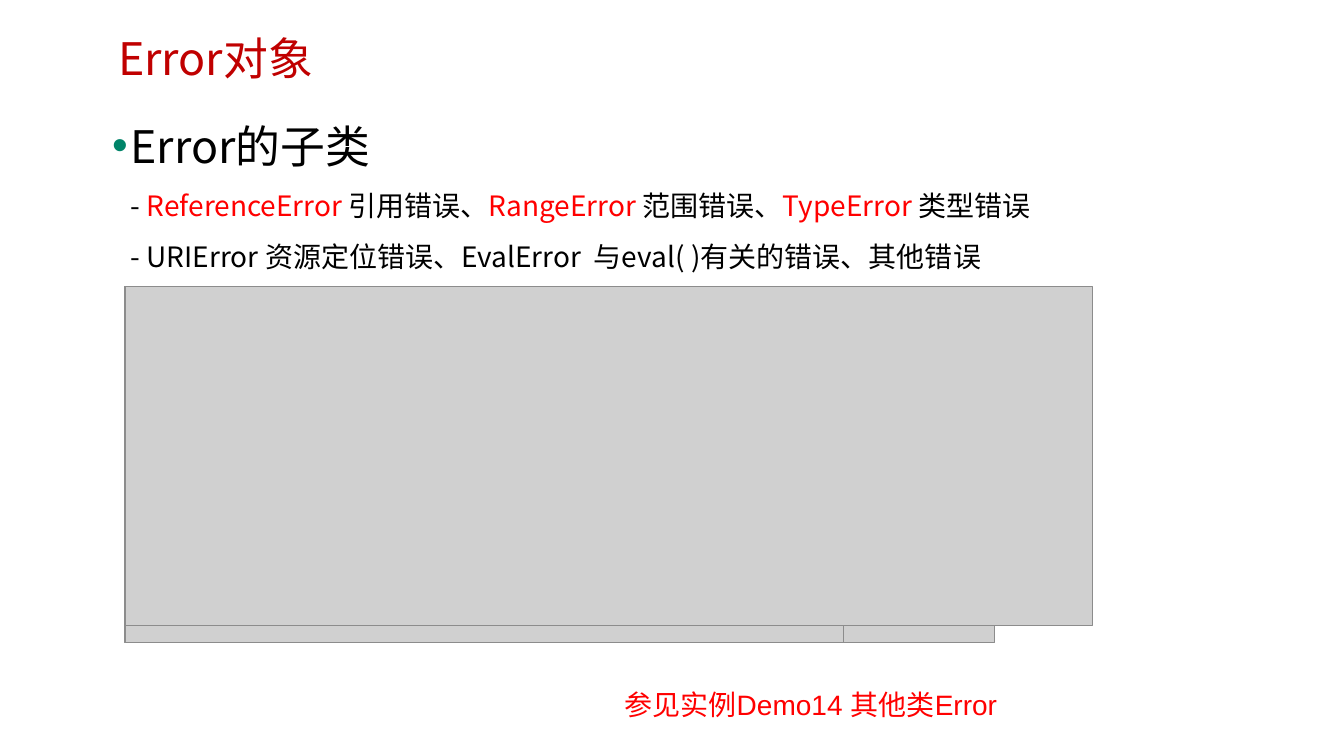
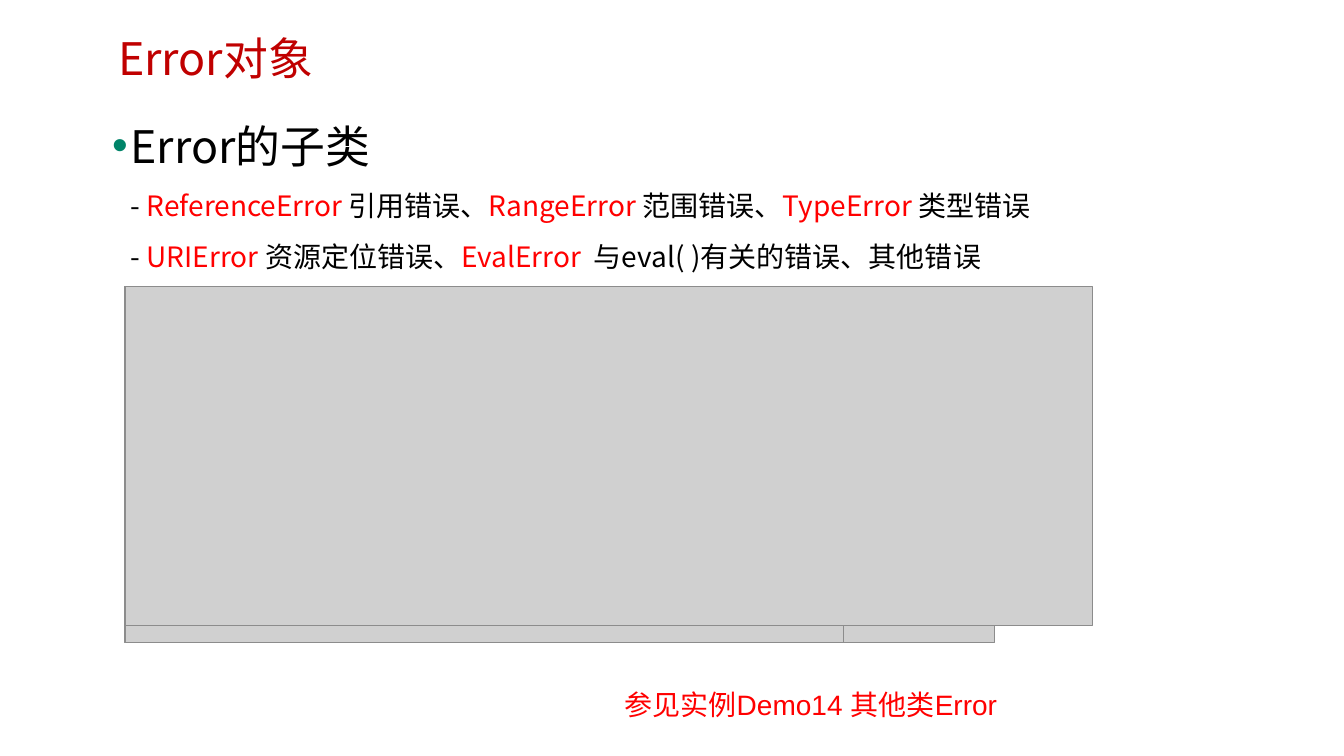
Before and after one commit to edu2act/course-javascript-advanced, a slide deck: slide 9 of 课程PPT/21.JS标准内置对象-构造器（Error）及异常处理.pptx (slide 7 before the commit). Drawn at 1344x756 pixels with LibreOffice and Linux fonts; fonts in the diff are those of the drawing; grey boxes stand for pictures; background and template pictures are left out. Boxes give left, top, right and bottom in pixels: in the first picture for what was removed or moved away, otherwise in the second. Text is boxed around its words. In the diff, an @@ line names an element or a change of style, - is before the commit and + after.

```diff
--- a/课程PPT/21.JS标准内置对象-构造器（Error）及异常处理.pptx
+++ b/课程PPT/21.JS标准内置对象-构造器（Error）及异常处理.pptx
@@ text "Error的子类 - ReferenceError 引用错误、RangeError 范围错误、TypeError ..." at [131,125,1030,273]: text colour #000000 to #FF0000 in "URIError 资源定位错误、EvalError" @@
```
Also in this commit, not shown: 2 other slides changed, 2 slides added, 3 other files.
